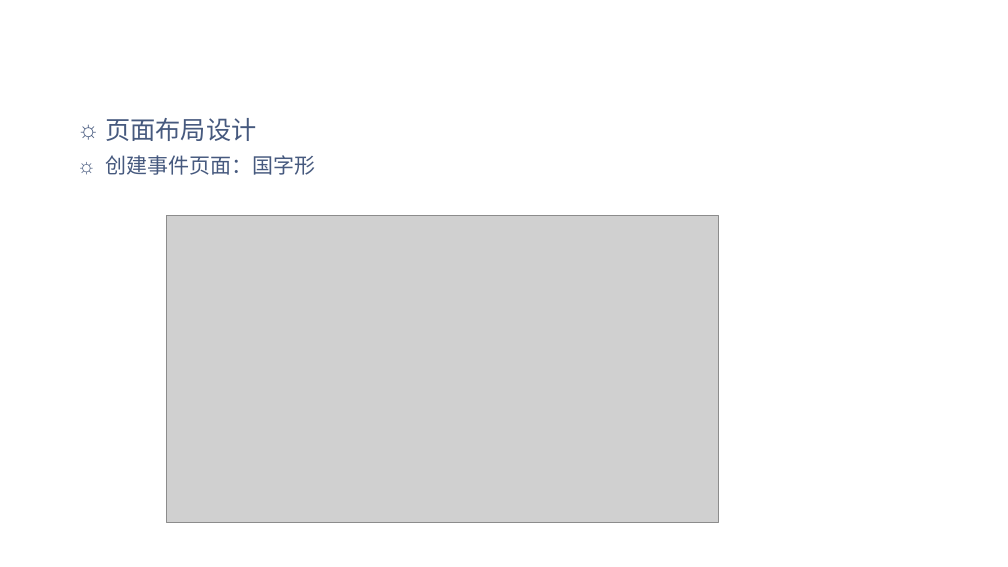
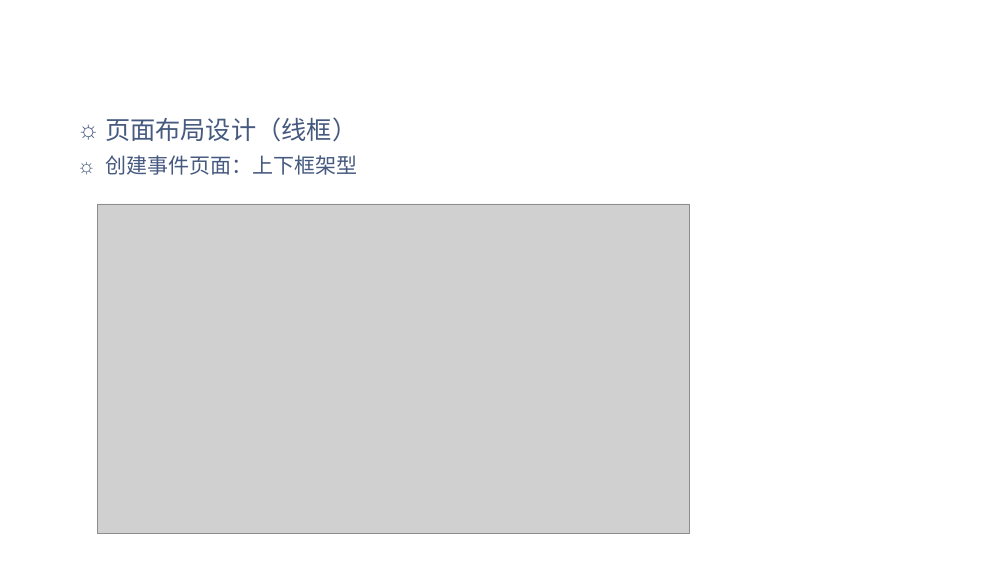
Before and after one commit to Weeeeeb/WebProject, a slide deck: slide 59 of ppt/Web工程大作业.pptx (slide 38 before the commit). Drawn at 1008x567 pixels with LibreOffice and Linux fonts; fonts in the diff are those of the drawing; grey boxes stand for pictures; background and template pictures are left out. Boxes give left, top, right and bottom in pixels: in the first picture for what was removed or moved away, otherwise in the second. Text is boxed around its words. In the diff, an @@ line names an element or a change of style, - is before the commit and + after.

```diff
--- a/ppt/Web工程大作业.pptx
+++ b/ppt/Web工程大作业.pptx
@@ text at (105, 117, 357, 175): text changed @@
-☼ 页面布局设计
-☼ 创建事件页面：国字形
+☼ 页面布局设计（线框）
+☼ 创建事件页面：上下框架型
@@ picture: place and size @@
-picture at (166, 216, 719, 523)
+picture at (98, 204, 690, 534)
```
Also in this commit, not shown: 15 other slides changed, 24 slides added, 5 slides removed.
